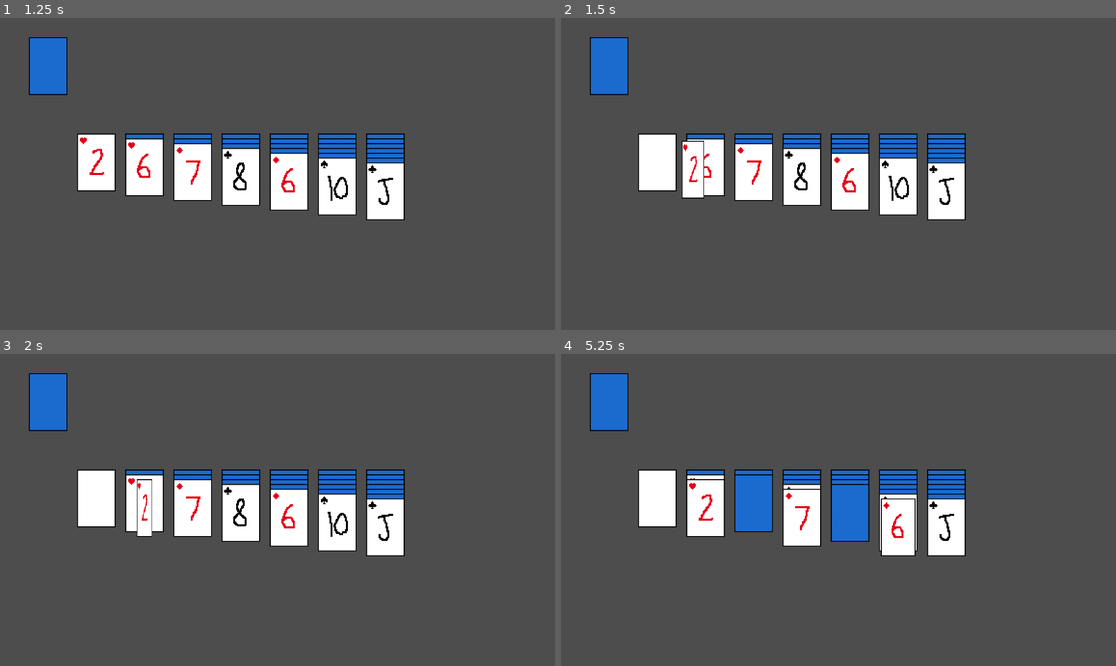
Above: before the commit, frames 1-4 (two rows, left to right).
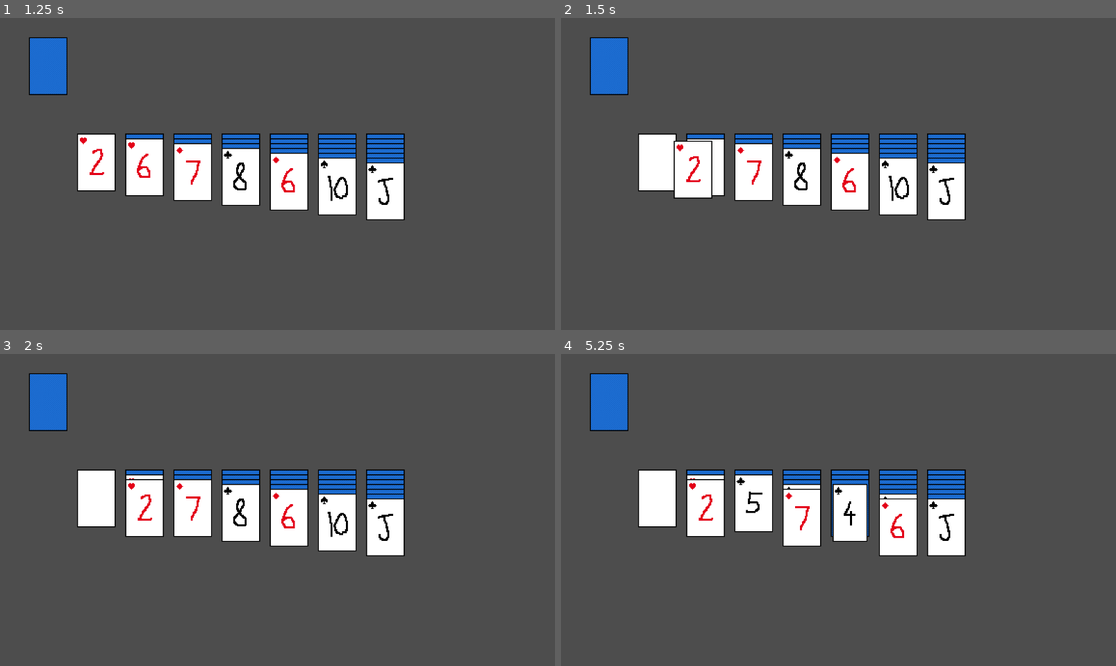
Above: after the commit, the same moments.

Repository: pnkmht135/Solitaire
Game: Godot game, scene res://Game.tscn
Two runs of this game, one before a commit and one after it. Both use one fixed random seed, a clock stepped at 60 frames per second and the inputs below.
Inputs (mouse positions are in pixels of both pictures, inside the frame that each line leads up to):
- Up to frame 1 (1.25 s): move the mouse to (94, 161) at 0.52 s; press the mouse at (94, 161) at 0.53 s
- Up to frame 2 (1.5 s): tap Enter at 1.25 s; move the mouse to (705, 167) at 1.27 s; release the mouse at (705, 167) at 1.28 s; click (705, 167) at 1.35 s
- Up to frame 3 (2 s): no input
- Up to frame 4 (5.25 s): move the mouse to (755, 506) at 2.02 s; press the mouse at (755, 506) at 2.03 s; tap Space at 2.75 s; move the mouse to (799, 513) at 2.77 s; release the mouse at (799, 513) at 2.78 s; click (799, 513) at 2.85 s; move the mouse to (849, 516) at 3.52 s; press the mouse at (849, 516) at 3.53 s; tap Enter at 4.25 s; move the mouse to (899, 522) at 4.27 s; release the mouse at (899, 522) at 4.28 s; click (899, 522) at 4.35 s; move the mouse to (943, 528) at 5.02 s; press the mouse at (943, 528) at 5.03 s

Frame 1 is identical in both runs. In frame 2, 0.5% of the frame differs, in the area x 20-28%, y 39-58%; in frame 3, 0.3%; in frame 4, 2.5%, in the area x 31-65%, y 38-65%.
Error after the commit: Out of bounds get index '-1' (on base: 'Array[Card]') (res://Game)

Commit message:
can properly remove top card from tabluea and move it to any other tabluea, revealing hidden card when applicable

Diff:
--- a/Game elements/card.gd
+++ b/Game elements/card.gd
@@ -3,7 +3,8 @@
 
 @onready var sprite: Sprite2D = %sprite
 @onready var sprite_dict: Dictionary = Global.sprite_dict
-#@onready var parent: Node2D = null # is it in the stockpile or tableau or a pile
+@onready var parent: Table_Element = null # is it in the stockpile or tableau or a pile
+@onready var index: int = 0
 @onready var in_hand: bool = false
 @onready var current_position: Vector2 = Vector2(0,0)
 @export var suit : Global.Suit = Global.Suit.HIDDEN
@@ -26,6 +27,12 @@
 	tween.tween_property(sprite, "frame_coords", new_frame,0)
 	tween.tween_property(sprite, "scale:x", 1,0.5)
 
+func move_to(new_parent:Table_Element):
+	if parent:
+		parent.remove_card(self,index)
+	new_parent.add_card(self)
+	#reparent(new_parent)
+	parent=new_parent
 
 # TODO: make more efficient so that process only active when in hand, use set_process(false)
 func _process(delta: float) -> void:
--- a/Game elements/tableau.gd
+++ b/Game elements/tableau.gd
@@ -23,6 +23,7 @@
 		num_cards=len(cards_stack)
 		for card in cards_stack:
 			card.reparent(self)
+			card.parent=self
 			var tween = create_tween()
 			tween.set_ease(Tween.EASE_IN_OUT)
 			tween.tween_property(card,"position",Vector2(0,current_offset),1)
@@ -37,7 +38,7 @@
 func _process(delta: float) -> void:
 	if card_to_add != null:
 		if Input.is_action_just_released("Click"):
-			add_card(card_to_add)
+			card_to_add.move_to(self)
 
 func _on_click_area_input_event(viewport: Node, event: InputEvent, shape_idx: int) -> void:
 	if event.is_action_pressed("Click"):
@@ -49,13 +50,10 @@
 
 func add_card(card: Card):
 	card.in_hand=false
-	# TODO: remove card from previous tablueas cardstack
 	card.reparent(self)
 	card.position=Vector2(0,offset*num_cards)
 	num_cards+=1
 	cards_stack.append(card)
-	card.flip_card()
-	card.flip_card()
 
 func remove_card(card:Card,index:int)->void:
 	print("removing card?")
@@ -64,6 +62,10 @@
 		return
 	if card!=cards_stack[-1]:
 		push_error("Can only remove card from the end of Tabluea for now.")
+	cards_stack.erase(card)
+	num_cards-=1
+	if cards_stack[-1].is_hidden:
+		cards_stack[-1].flip_card()
 
 func _on_click_area_area_entered(area: Area2D) -> void:
 	# when a card hitbox enteres tablue click area
